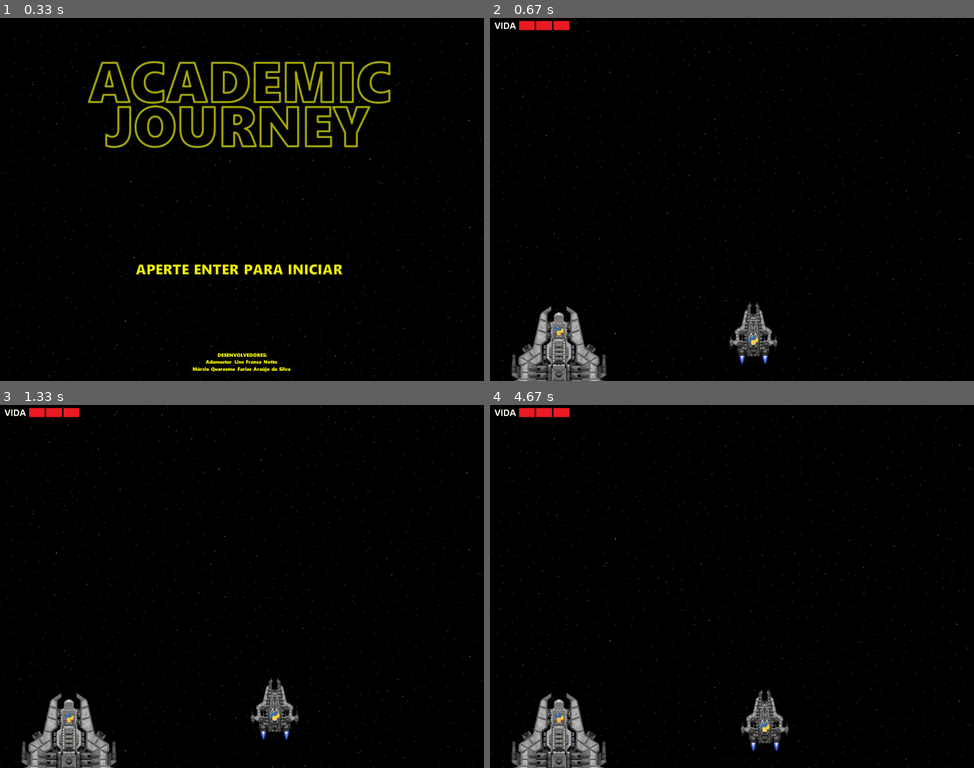
Above: before the commit, frames 1-4 (two rows, left to right).
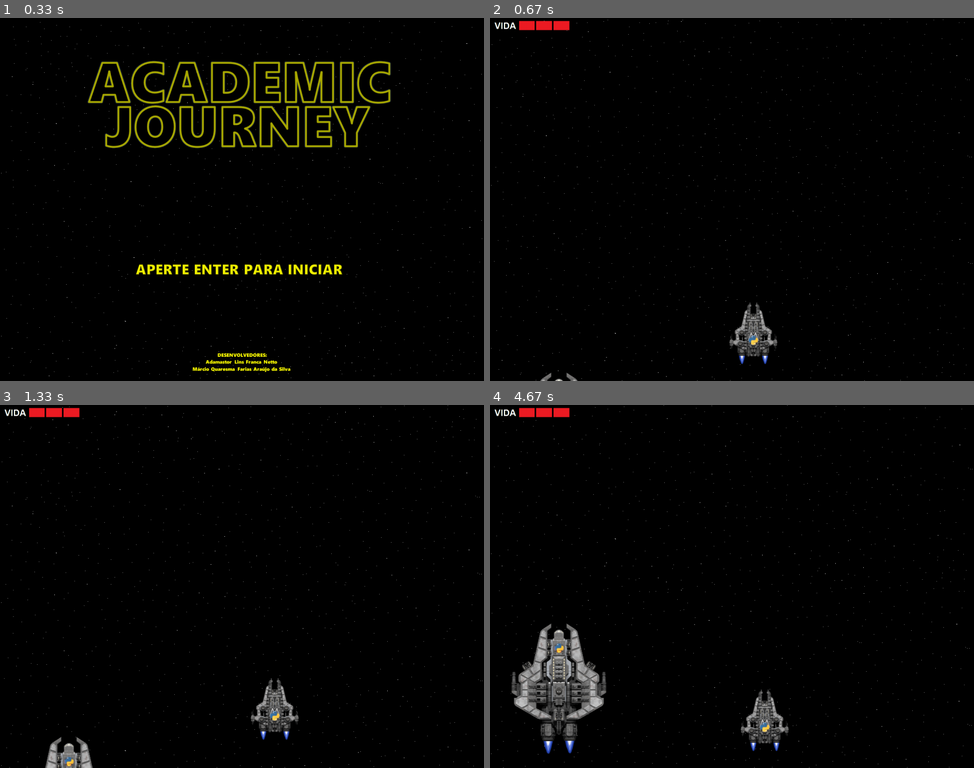
Above: after the commit, the same moments.

Repository: EpotatoJoga/jogo-academic-journey-pygame
Game: pygame game, started from main.py
Two runs of this game, one before a commit and one after it. Both use one fixed random seed, a clock stepped at 60 frames per second and the inputs below.
Inputs:
- Up to frame 1 (0.33 s): no input
- Up to frame 2 (0.67 s): tap Enter at 0.33 s
- Up to frame 3 (1.33 s): hold D 0.67-1.13 s; hold W from 1.17 s (still down)
- Up to frame 4 (4.67 s): release W at 1.47 s; hold D 1.5-1.97 s; hold A 2-2.53 s; hold S 2.57-2.87 s; hold A 2.9-3.3 s; hold W 3.33-3.7 s; hold D 3.73-4.37 s; hold S from 4.4 s (still down)

Frame 1 is identical in both runs. In frame 2, 2.4% of the frame differs, in the area x 4-24%, y 79-100%; in frame 3, 2.3%; in frame 4, 5.1%, in the area x 4-24%, y 60-100%.

Commit message:
2604211237

Diff:
--- a/game.py
+++ b/game.py
@@ -1,5 +1,4 @@
-import pygame
-from obj import Obj, Nave, Comando
+from obj import Obj, Nave, Dialogo
 
 class Game:
 
@@ -8,8 +7,8 @@
         self.bg = Obj("assets/espaco.png",0,0)
         self.bg2 = Obj("assets/espaco.png", 0, -960)
         self.nave = Nave("assets/nave1.png",630,750)
-        self.comando = Comando("assets/comando1.png",50,760)
-        #self.dial1 = Obj("assets/dialogo1.png",-400,220)
+        self.comando = Obj("assets/comando1.png",50,960)
+        self.dial1 = Dialogo("assets/dialogo1.png",-400,180)
         self.vida = Obj("assets/vida3.png",0,0)
         self.change_scene = False
 
@@ -18,13 +17,14 @@
         self.bg2.draw(window)
         self.nave.draw(window)
         self.comando.draw(window)
-        #self.dial1.draw(window)
+        self.dial1.draw(window)
         self.vida.draw(window)
 
     def update(self):
         self.move_bg()
         self.nave.amin("nave",2,2)
         self.comando.amin("comando",2,2)
+        self.move_comando()
 
     def move_bg(self):
         self.bg.sprite.rect[1] += 4
@@ -33,3 +33,8 @@
             self.bg.sprite.rect[1] = 0
         if self.bg2.sprite.rect[1] >= 0:
             self.bg2.sprite.rect[1] = -960
+
+    def move_comando(self):
+        self.comando.sprite.rect[1] -= 3
+        if self.comando.sprite.rect[1] <= 570:
+            self.comando.sprite.rect[1] = 570
--- a/main.py
+++ b/main.py
@@ -26,7 +26,8 @@
                 self.loop = False
             self.menu.events(events)
             self.game.nave.move_nave(events)
-            self.game.comando.move_comando(events)
+            self.game.dial1.muddialo(events)
+
 
     def update(self):
         while self.loop:
--- a/obj.py
+++ b/obj.py
@@ -16,8 +16,7 @@
         self.movedown = False
         self.moveleft = False
         self.moveright = False
-        self.movecomandup = False
-        self.movecomanddown = False
+        self.dialogo = False
 
     def draw(self,window):
         self.group.draw(window)
@@ -81,29 +80,18 @@
         else:
             self.sprite.rect[0]+=0
 
-class Comando(Obj):
+class Dialogo(Obj):
     def __init__(self, image, x, y):
         super().__init__(image, x, y)
 
-    def move_comando(self,event):
+    def muddialo(self,event):
         if event.type == pygame.KEYDOWN:
-           if event.key == pygame.K_KP4:
-               self.movecomandup = True
+            if event.key == pygame.K_RETURN:
+                self.dialogo = True
         if event.type == pygame.KEYUP:
-            if event.key == pygame.K_KP4:
-                self.movecomandup = False
-        if self.movecomandup:
-            self.sprite.rect[1]-=5
+            if event.key == pygame.K_RETURN:
+                self.dialogo = False
+        if self.dialogo:
+            self.sprite.rect[0] -= 200
         else:
-            self.sprite.rect[1]-=0
-
-        if event.type == pygame.KEYDOWN:
-           if event.key == pygame.K_KP1:
-               self.movecomanddown = True
-        if event.type == pygame.KEYUP:
-            if event.key == pygame.K_KP1:
-                self.movecomanddown = False
-        if self.movecomanddown:
-            self.sprite.rect[1]+=5
-        else:
-            self.sprite.rect[1]+=0
+            self.sprite.rect[0] -= 0
